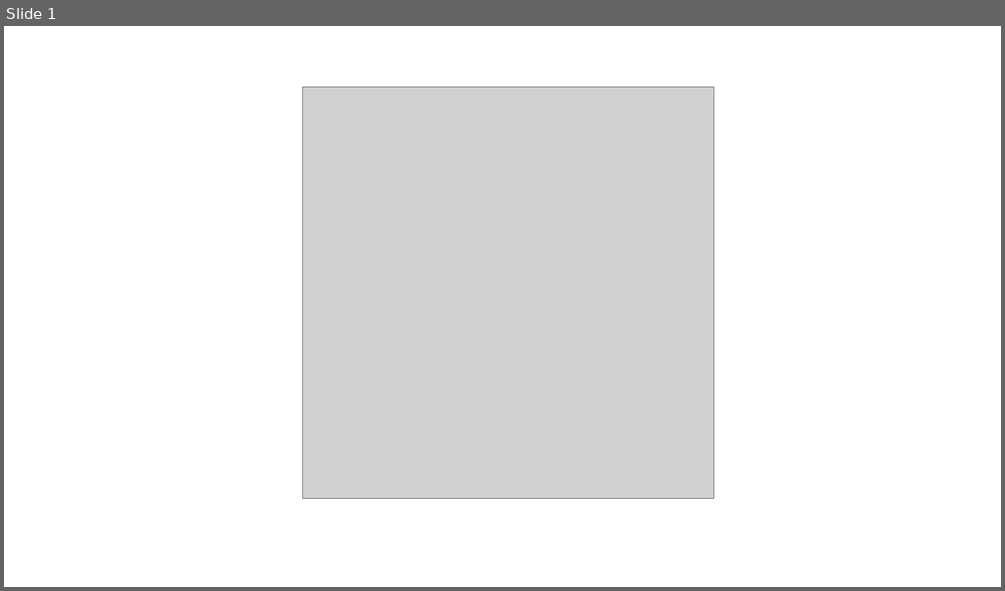
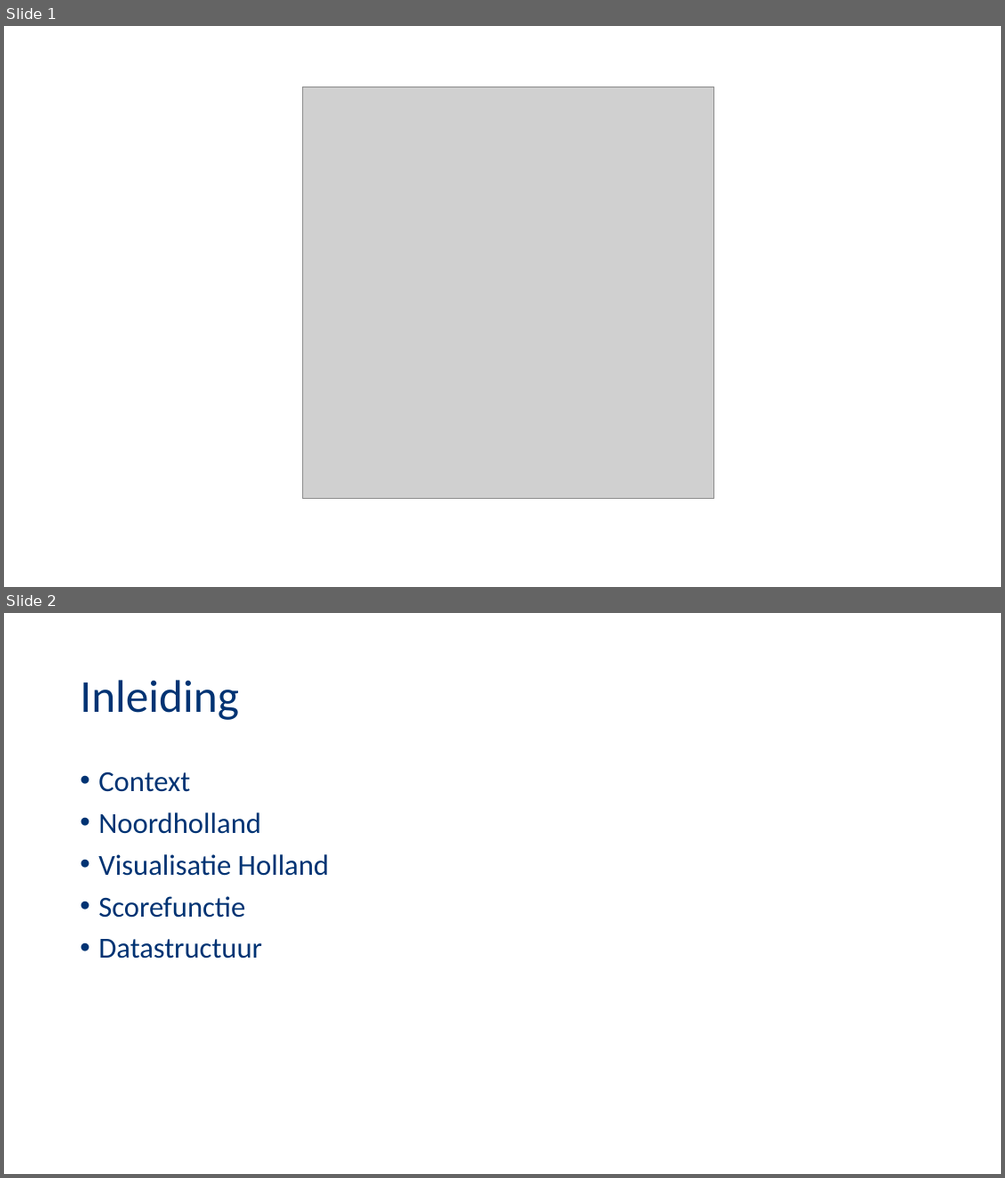
Before and after one commit to NegativeNancy/Team_Arjan, a slide deck: Presentaties/Presentatie1.pptx. Shown one above the other, each under a label of ours: slide 1 before the commit, slides 1 and 2 after it. The pictures are 1005x591 and 1005x1178 pixels, drawn with LibreOffice and Linux fonts; fonts in the diff are those of the drawing; grey boxes stand for pictures; background and template pictures are left out. Boxes give left, top, right and bottom in pixels: in the first picture for what was removed or moved away, otherwise in the second. Text is boxed around its words. In the diff, an @@ line names an element or a change of style, - is before the commit and + after.

Commit message:
presentatiev2
visualisatie ontbreekt nog

```diff
--- a/Presentaties/Presentatie1.pptx
+++ b/Presentaties/Presentatie1.pptx
@@ slide 2 added at [4, 613, 1001, 1174], background picture (left out) @@
@@ title added at [80, 680, 239, 720], 44 pt, text #003373 @@
+Inleiding
@@ text added at [98, 771, 329, 958], 28 pt, text #003373 @@
+• Context
+• Noordholland
+• Visualisatie Holland
+• Scorefunctie
+• Datastructuur
```
Also in this commit, not shown: 4 slides changed, 2 other slides added, 1 slide removed, 1 other file.
